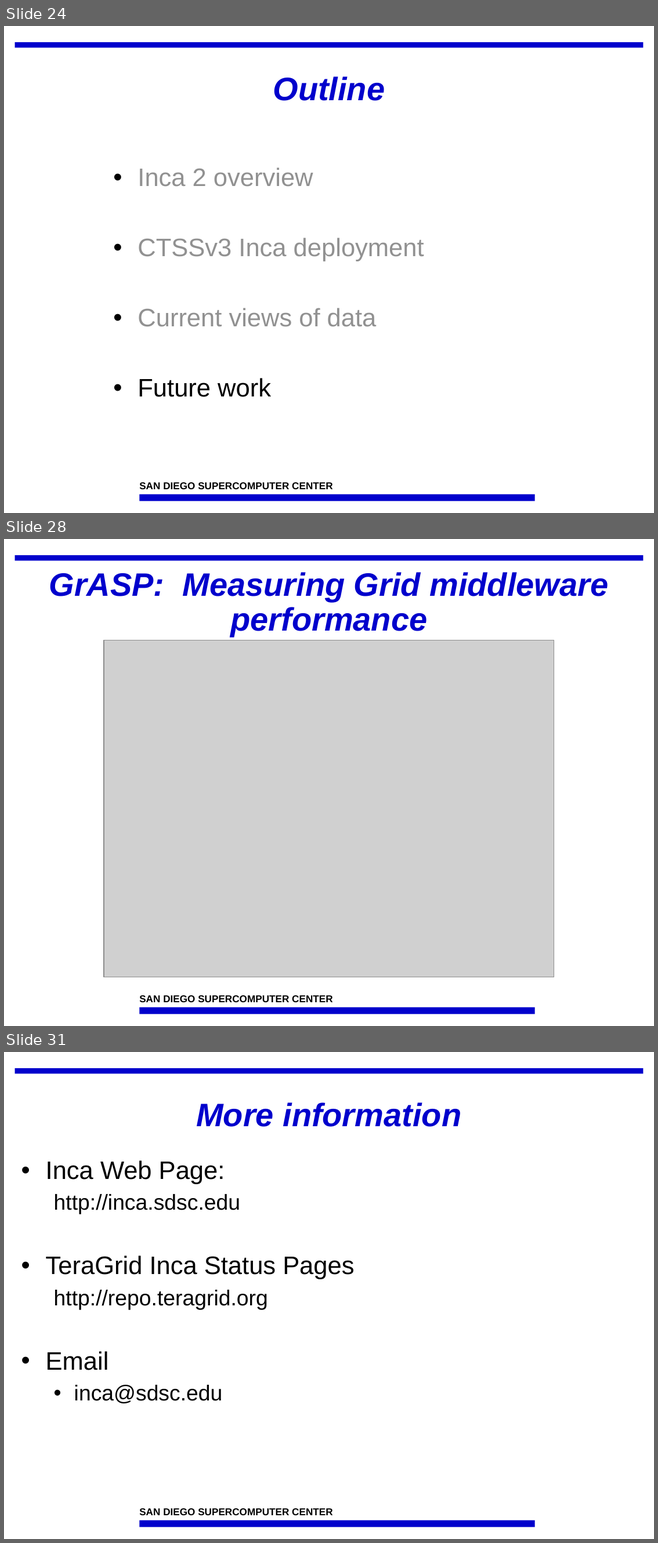
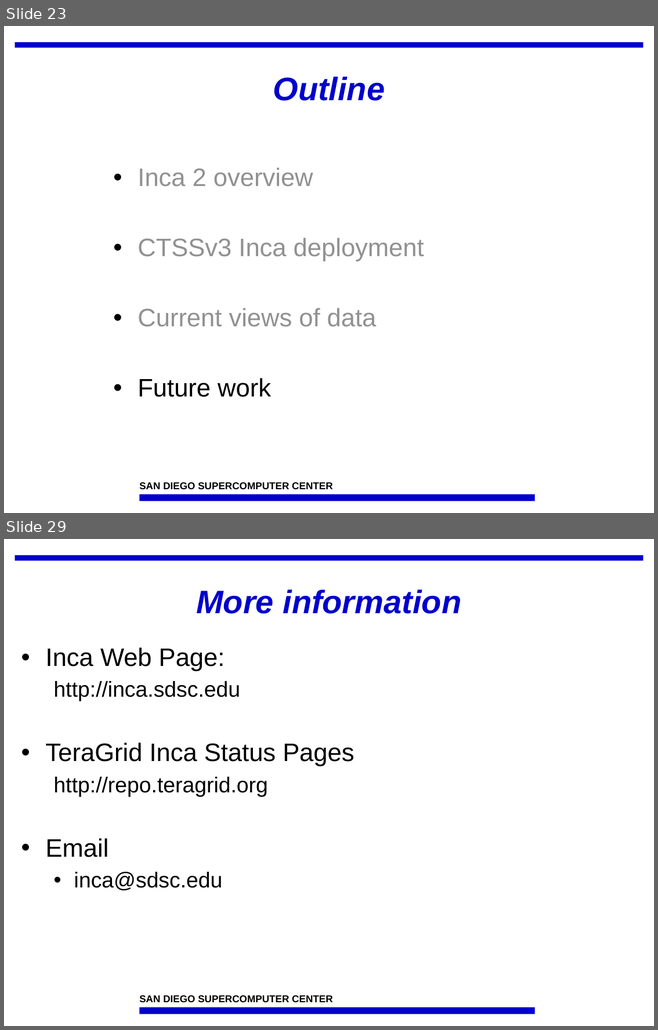
Before and after one commit to IncaProject/inca-xsede, a slide deck: talks/inca-tgarch-11-2-06.ppt. Shown one above the other, each under a label of ours: slides 24, 28 and 31 before the commit, slides 23 and 29 after it; the slides between them are not shown. The pictures are 658x1543 and 658x1030 pixels, drawn with LibreOffice and Linux fonts; fonts in the diff are those of the drawing; grey boxes stand for pictures; background and template pictures are left out. Boxes give left, top, right and bottom in pixels: in the first picture for what was removed or moved away, otherwise in the second. Text is boxed around its words. In the diff, an @@ line names an element or a change of style, - is before the commit and + after.

```diff
--- a/talks/inca-tgarch-11-2-06.ppt
+++ b/talks/inca-tgarch-11-2-06.ppt
@@ slide 28 removed at (x1=4, y1=539, x2=654, y2=1026), background #FFFFFF; not listed: 3 template elements that a slide beside it also shows @@
@@ title removed at (x1=49, y1=572, x2=608, y2=636) @@
-GrASP: Measuring Grid middleware performance
@@ picture removed at (x1=104, y1=641, x2=554, y2=977) @@
@@ what was slide 24 is now slide 23 @@
@@ what was slide 31 is now slide 29 @@
```
Also in this commit, not shown: 8 slides changed, 2 slides added, 3 other slides removed.
